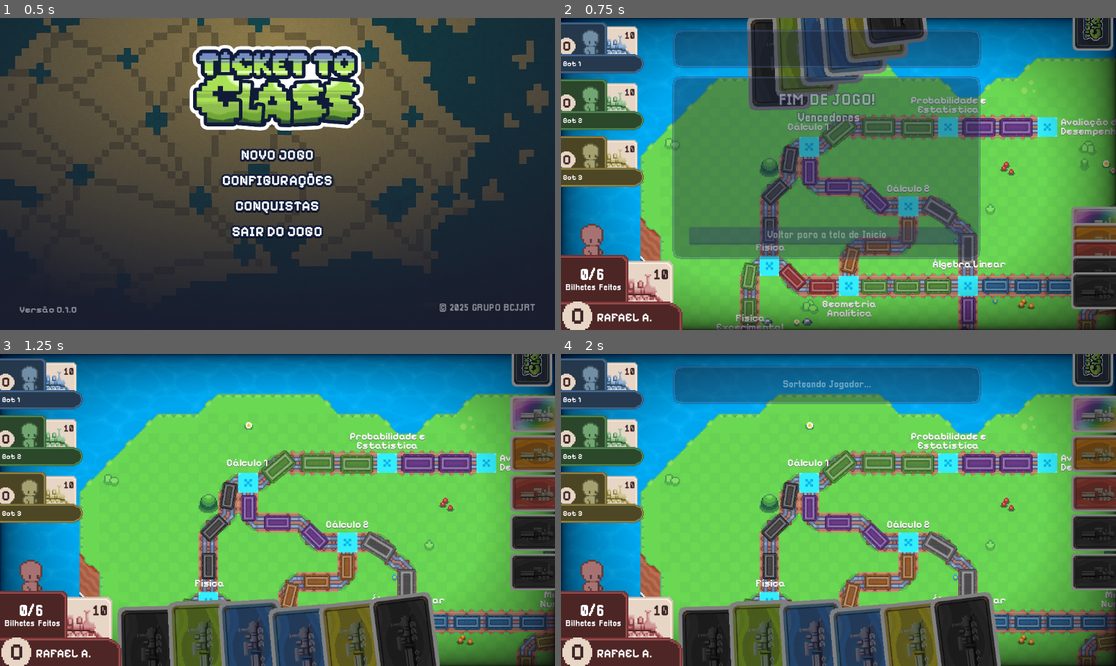
Above: before the commit, frames 1-4 (two rows, left to right).
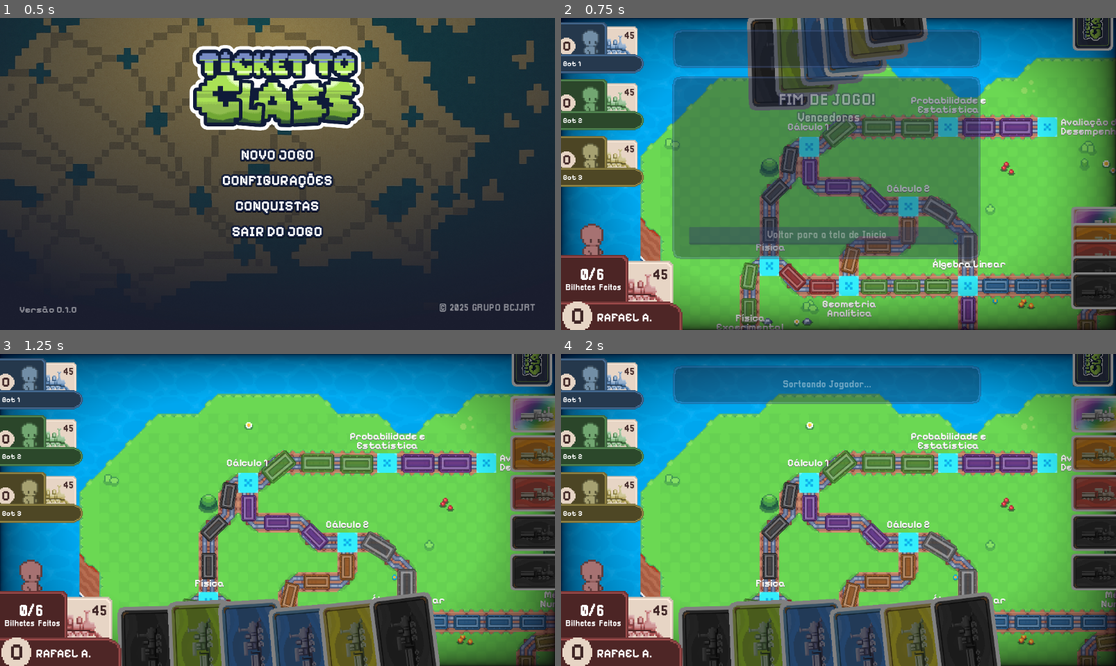
Above: after the commit, the same moments.

Repository: rafaamparo/ticket-to-ride-es2
Game: Godot game, scene res://scenes/main_menu.tscn
Same seed, same stepped clock (60 frames per second), same inputs: the game is played once before the commit and once after it.
Inputs (mouse positions are in pixels of both pictures, inside the frame that each line leads up to):
- Up to frame 1 (0.5 s): no input
- Up to frame 2 (0.75 s): tap Enter at 0.5 s; drag from (838, 155) to (894, 105) at 0.52 s
- Up to frame 3 (1.25 s): no input
- Up to frame 4 (2 s): click (1093, 357) at 1.25 s

Frame 1 is identical in both runs. In frame 2, 0.1% of the frame differs, in the area x 11-20%, y 4-84%; in frame 3, 0.1%; in frame 4, 0.1%.

Commit message:
feat: update bot train count to enhance gameplay dynamics and adjust card generation logic

Diff:
--- a/game_assets/classes/jogador.gd
+++ b/game_assets/classes/jogador.gd
@@ -3,7 +3,7 @@
 const QTD_CARTAS_BOT = 6
 var nome: String = "Jogador BOT"
 var isBot: bool = false
-var trens: int = 10
+var trens: int = 45
 var pontos: int = 0
 var cor: int = 0
 var cartas: Array[GameCard] = []
--- a/game_assets/game_scene/object_scenes/jogador_bot_box.tscn
+++ b/game_assets/game_scene/object_scenes/jogador_bot_box.tscn
@@ -13,6 +13,7 @@
 offset_right = 172.0
 offset_bottom = 106.0
 script = ExtResource("1_i67cw")
+metadata/_edit_vertical_guides_ = [151.0]
 
 [node name="TexturaFundo" type="TextureRect" parent="."]
 layout_mode = 2
@@ -64,13 +65,14 @@
 
 [node name="trens" type="Label" parent="."]
 layout_mode = 2
-offset_left = 131.0
+offset_left = 128.0
 offset_top = 19.0
-offset_right = 157.0
+offset_right = 153.0
 offset_bottom = 39.0
 theme_override_colors/font_color = Color(0.247059, 0.14902, 0.14902, 1)
 theme_override_fonts/font = ExtResource("5_mxkfn")
 theme_override_font_sizes/font_size = 20
 text = "45
 "
+horizontal_alignment = 2
 metadata/_edit_group_ = true
--- a/game_assets/game_scene/object_scripts/cartas_mao_jogador.gd
+++ b/game_assets/game_scene/object_scripts/cartas_mao_jogador.gd
@@ -40,9 +40,7 @@
 	var carta_scene = preload("res://game_assets/game_scene/object_scenes/game_card_scene.tscn")
 	var centro_tela_x = get_viewport().size.x / 2
 	var carta = carta_scene.instantiate()
-	var cor_aleatoria = randi_range(0,7)
-	if cor_aleatoria == 7 and jogador_principal.cartas_brancas >= 2:
-		cor_aleatoria = randi_range(0,6)
+	var cor_aleatoria = randi_range(6,7)
 
 	carta.card_index = cor_aleatoria
 	adicionarCartaNaMao(carta)
--- a/scripts/gerenciador_comprar_cartas.gd
+++ b/scripts/gerenciador_comprar_cartas.gd
@@ -98,6 +98,7 @@
 		jogadorSelecionado.adicionarCartaNaMao(carta)
 		cartas_compradas_turno_baralho.append(carta)
 	else:
+		print("Comprando carta do baralho já gerada")
 		cartas_compradas_turno_baralho.append(cartaGerada)
 		carta = cartaGerada
 
@@ -179,7 +180,7 @@
 		return false
 
 	# Se carta.card_index == 7 e a soma de (cartas_compradas_turno_loja.size() + cartas_compradas_turno_baralho.size()) >= 1, não pode comprar
-	if carta.card_index == 7 and (cartas_compradas_turno_loja.size() + cartas_compradas_turno_baralho.size()) >= 1:
+	if carta.card_index == 7 and (cartas_compradas_turno_loja.size()) >= 1:
 		if logs: print("Não é possível comprar mais de uma carta de coringa por turno")
 		return false
 
--- a/scripts/gerenciador_de_fluxo_jogo.gd
+++ b/scripts/gerenciador_de_fluxo_jogo.gd
@@ -29,7 +29,7 @@
 	for i in range(qtd_jogadores_bot):
 		var jogador: Jogador = Jogador.new()
 		jogador.nome = "Bot " + str(i + 1)
-		jogador.trens = 10
+		jogador.trens = 45
 		jogador.isBot = true
 		jogador.cor = i
 		var jogadorBoxScene = preload("res://game_assets/game_scene/object_scenes/jogador_bot_box.tscn")
